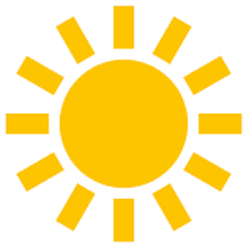
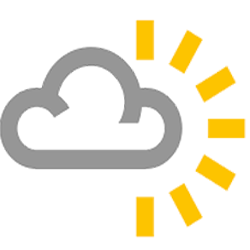
Revision of a layered 250 x 250 image; what changed, layer by layer:
showed "cloudysunny", painted on it over bbox(0, 5, 247, 243)
hid "sunny" over bbox(5, 5, 243, 243)
